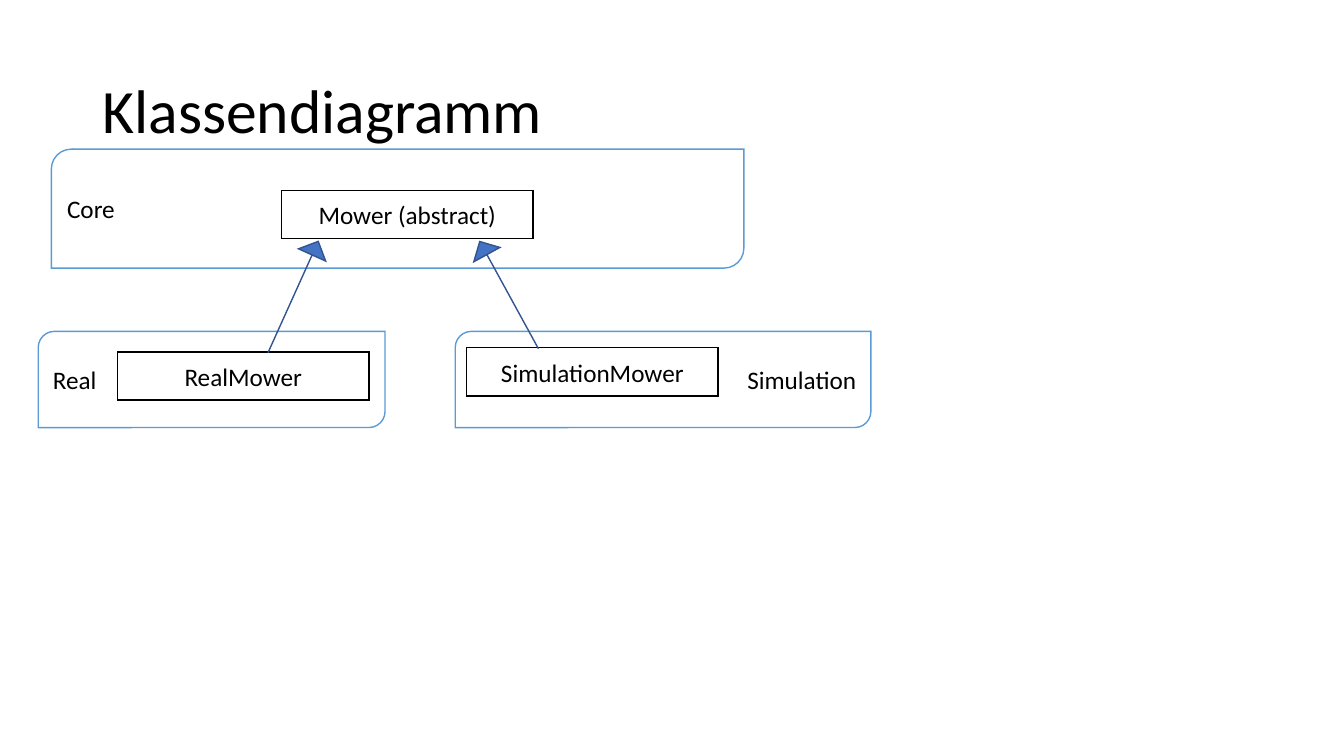
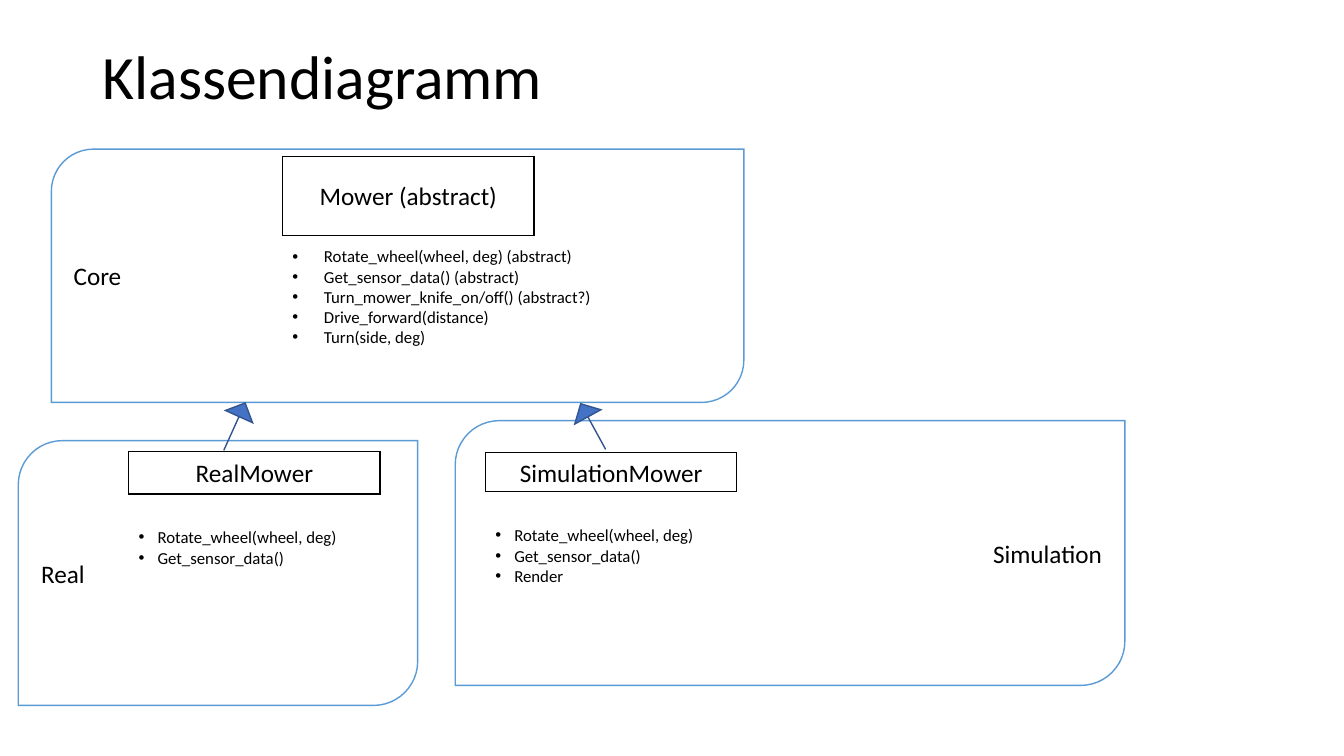
Before and after one commit to JulianSobott/mower, a slide deck: slide 4 of Documents/Diagramme.pptx. Drawn at 1344x756 pixels with LibreOffice and Linux fonts; fonts in the diff are those of the drawing. Boxes give left, top, right and bottom in pixels: in the first picture for what was removed or moved away, otherwise in the second. Text is boxed around its words. In the diff, an @@ line names an element or a change of style, - is before the commit and + after.

Commit message:
Add mower functions in class diagram

```diff
--- a/Documents/Diagramme.pptx
+++ b/Documents/Diagramme.pptx
@@ title "Klassendiagramm": place and size @@
-title "Klassendiagramm" at (102,90,542,144)
+title "Klassendiagramm" at (102,56,542,110)
@@ round diag rect "Core": place and size @@
-round diag rect "Core" at (51,149,744,268)
+round diag rect "Core" at (51,149,744,402)
@@ rectangle "Mower (abstract)": place and size @@
-rectangle "Mower (abstract)" at (281,191,532,239)
+rectangle "Mower (abstract)" at (282,156,533,235)
@@ text added at (324,250,591,346), 12 pt, text #000000 @@
+• Rotate_wheel(wheel, deg) (abstract)
+• Get_sensor_data() (abstract)
+• Turn_mower_knife_on/off() (abstract?)
+• Drive_forward(distance)
+• Turn(side, deg)
@@ down arrow: place and size @@
-down arrow at (255,235,332,359)
+down arrow at (210,397,259,458)
@@ down arrow: place and size @@
-down arrow at (467,234,552,356)
+down arrow at (568,396,620,457)
@@ round diag rect "Real": place and size @@
-round diag rect "Real" at (38,332,385,427)
+round diag rect "Real" at (18,441,417,706)
@@ round diag rect "Simulation": place and size @@
-round diag rect "Simulation" at (456,332,871,427)
+round diag rect "Simulation" at (456,420,1125,686)
@@ rectangle "RealMower": place and size @@
-rectangle "RealMower" at (118,352,369,400)
+rectangle "RealMower" at (129,452,380,494)
@@ rectangle "SimulationMower": place and size @@
-rectangle "SimulationMower" at (467,348,718,396)
+rectangle "SimulationMower" at (486,453,737,492)
@@ text added at (158,531,336,567), 12 pt, text #000000 @@
+• Rotate_wheel(wheel, deg)
+• Get_sensor_data()
@@ text added at (514,529,693,582), 12 pt, text #000000 @@
+• Rotate_wheel(wheel, deg)
+• Get_sensor_data()
+• Render
```
